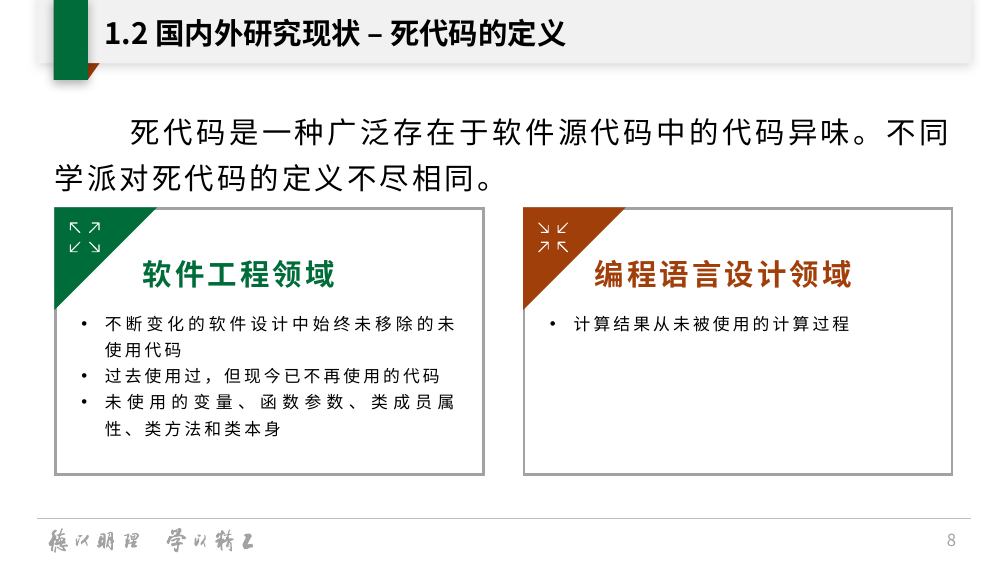
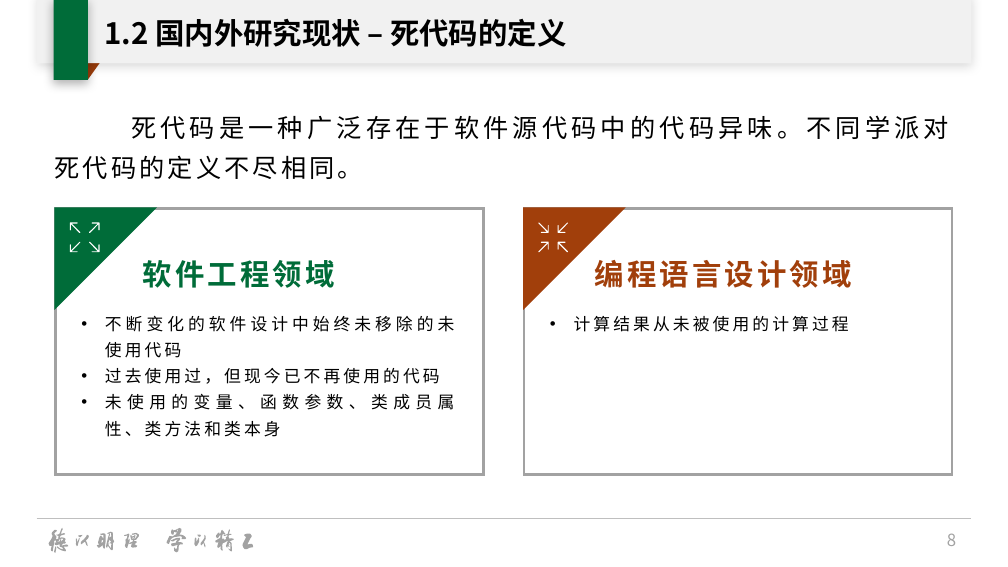
Before and after one commit to oscourse-tsinghua/openingreport-fze2023, a slide deck: slide 8 of slide.pptx. Drawn at 1008x567 pixels with LibreOffice and Linux fonts; fonts in the diff are those of the drawing; background and template pictures are left out. Boxes give left, top, right and bottom in pixels: in the first picture for what was removed or moved away, otherwise in the second. Text is boxed around its words. In the diff, an @@ line names an element or a change of style, - is before the commit and + after.

```diff
--- a/slide.pptx
+++ b/slide.pptx
@@ text "死代码是一种广泛存在于软件源代码中的代码异味。不同学派对死代码的定义不尽相同。" at bbox=[55, 115, 949, 179]: size 28 to 24 pt @@
```
Also in this commit, not shown: 4 other slides changed, 6 slides added, 1 slide removed, 1 other file.
